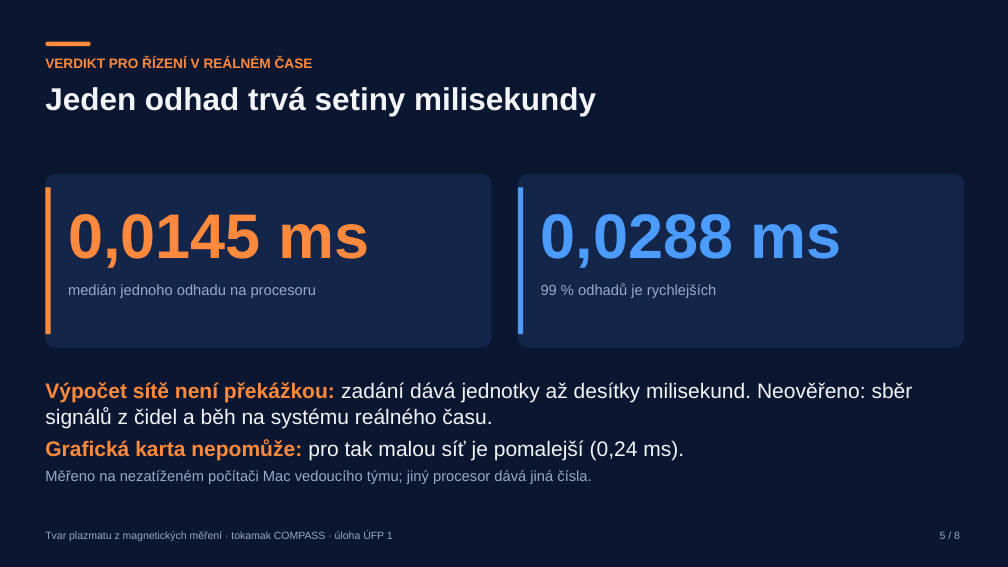
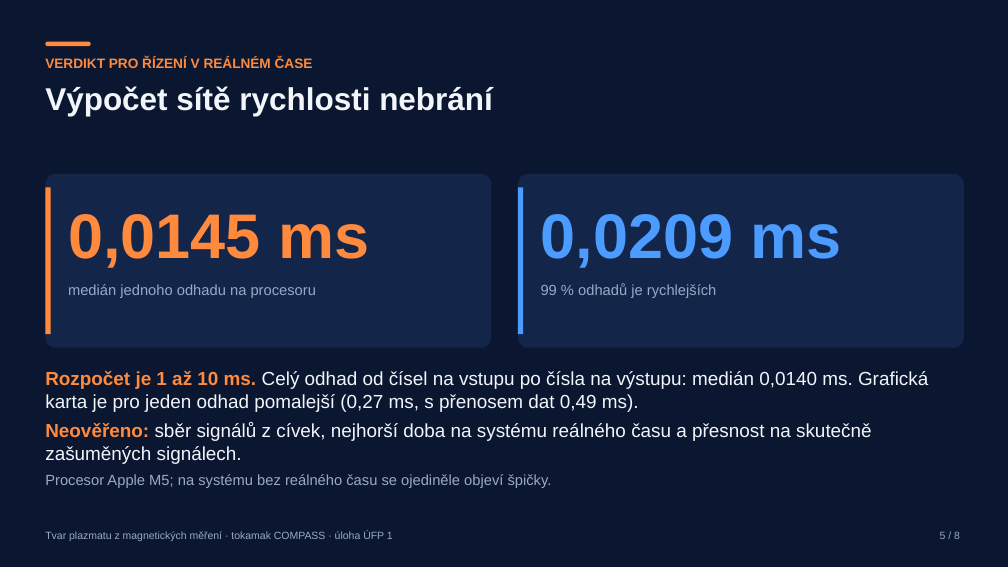
Before and after one commit to mschiller890/hackathon, a slide deck: slide 10 of presentation/deck/slides.pptx. Drawn at 1008x567 pixels with LibreOffice and Linux fonts; fonts in the diff are those of the drawing; background and template pictures are left out. Boxes give left, top, right and bottom in pixels: in the first picture for what was removed or moved away, otherwise in the second. Text is boxed around its words. In the diff, an @@ line names an element or a change of style, - is before the commit and + after.

```diff
--- a/presentation/deck/slides.pptx
+++ b/presentation/deck/slides.pptx
@@ text at <box>45,86,493,116</box>: text changed @@
-Jeden odhad trvá setiny milisekundy
+Výpočet sítě rychlosti nebrání
@@ text at <box>541,214,842,268</box>: text changed @@
-0,0288 ms
+0,0209 ms
@@ text at <box>45,371,928,488</box>: text changed; size 20 to 18 pt @@
-Výpočet sítě není překážkou: zadání dává jednotky až desítky milisekund. Neověřeno: sběr signálů z čidel a běh na systému reálného času.
-Grafická karta nepomůže: pro tak malou síť je pomalejší (0,24 ms).
-Měřeno na nezatíženém počítači Mac vedoucího týmu; jiný procesor dává jiná čísla.
+Rozpočet je 1 až 10 ms. Celý odhad od čísel na vstupu po čísla na výstupu: medián 0,0140 ms. Grafická karta je pro jeden odhad pomalejší (0,27 ms, s přenosem dat 0,49 ms).
+Neověřeno: sběr signálů z cívek, nejhorší doba na systému reálného času a přesnost na skutečně zašuměných signálech.
+Procesor Apple M5; na systému bez reálného času se ojediněle objeví špičky.
```
Also in this commit, not shown: 4 other slides changed, 1 other file.
